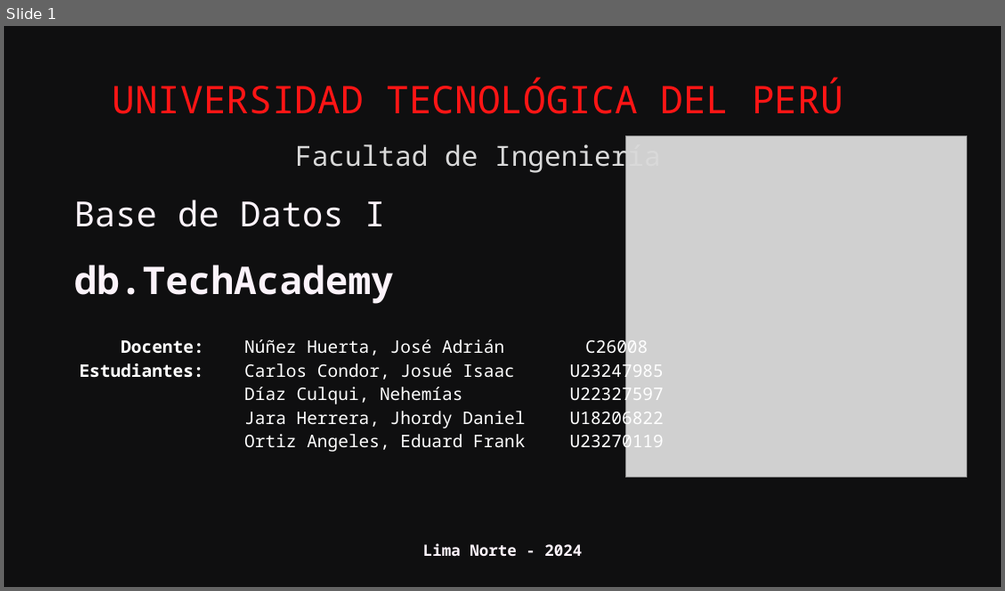
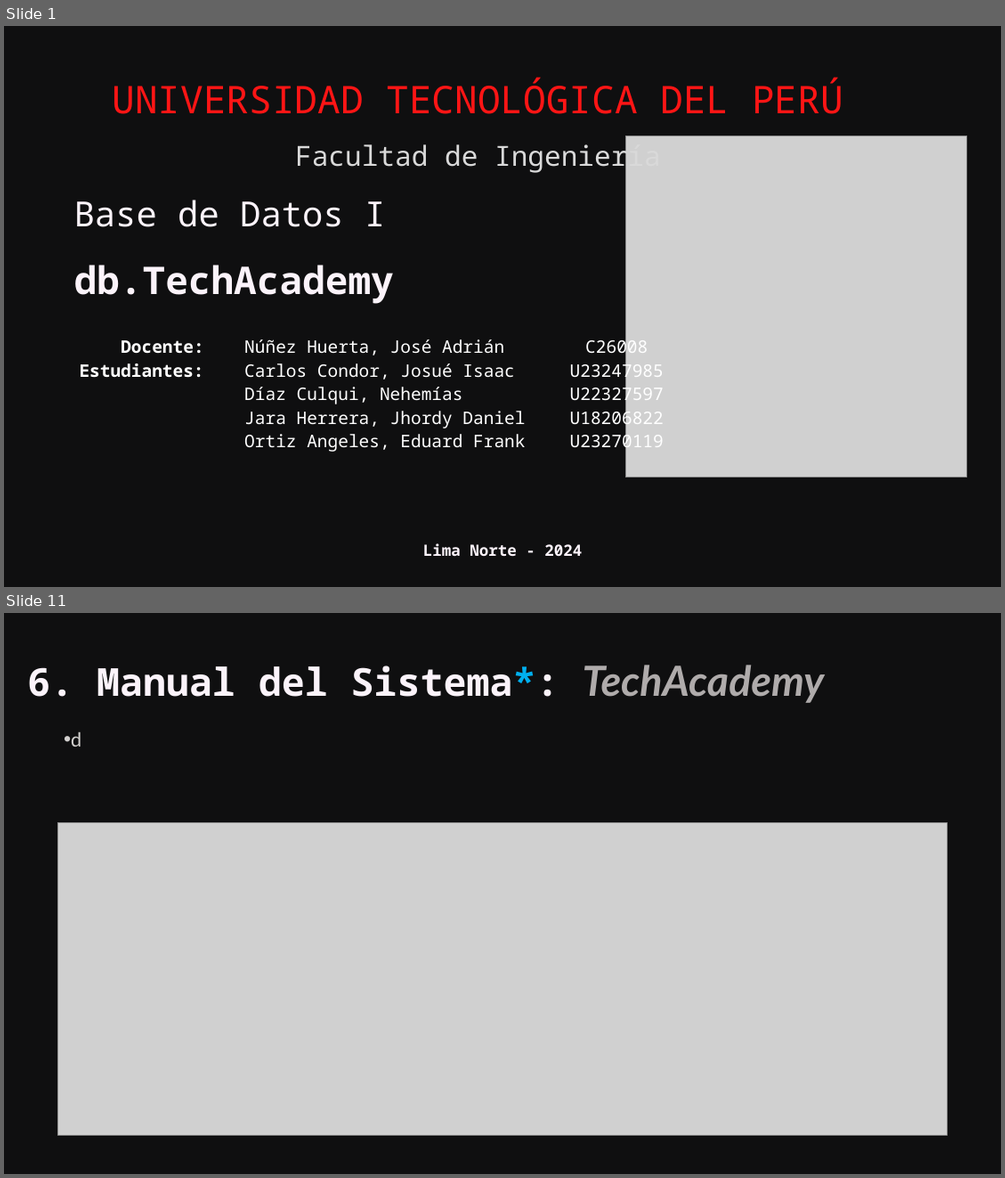
Before and after one commit to E-specter/Proyect-Database_I, a slide deck: BD.Proyect-Presentation.pptx. Shown one above the other, each under a label of ours: slide 1 before the commit, slides 1 and 11 after it; the slides between them are not shown. The pictures are 1005x591 and 1005x1178 pixels, drawn with LibreOffice and Linux fonts; fonts in the diff are those of the drawing; grey boxes stand for pictures; background and template pictures are left out. Boxes give left, top, right and bottom in pixels: in the first picture for what was removed or moved away, otherwise in the second. Text is boxed around its words. In the diff, an @@ line names an element or a change of style, - is before the commit and + after.

```diff
--- a/BD.Proyect-Presentation.pptx
+++ b/BD.Proyect-Presentation.pptx
@@ slide 11 added at [4,613,1001,1174], background #000000; not listed: 1 template element that a slide beside it also shows @@
@@ text added at [27,665,825,703], 44.5 pt, text #FBF3FA, bold @@
+6. Manual del Sistema*: TechAcademy
@@ text added at [71,732,81,747], 24 pt, text #D2D0CE @@
+• d
@@ picture added at [57,823,947,1135] @@
```
Also in this commit, not shown: 1 slide changed, 8 other slides added, 23 slides removed.
